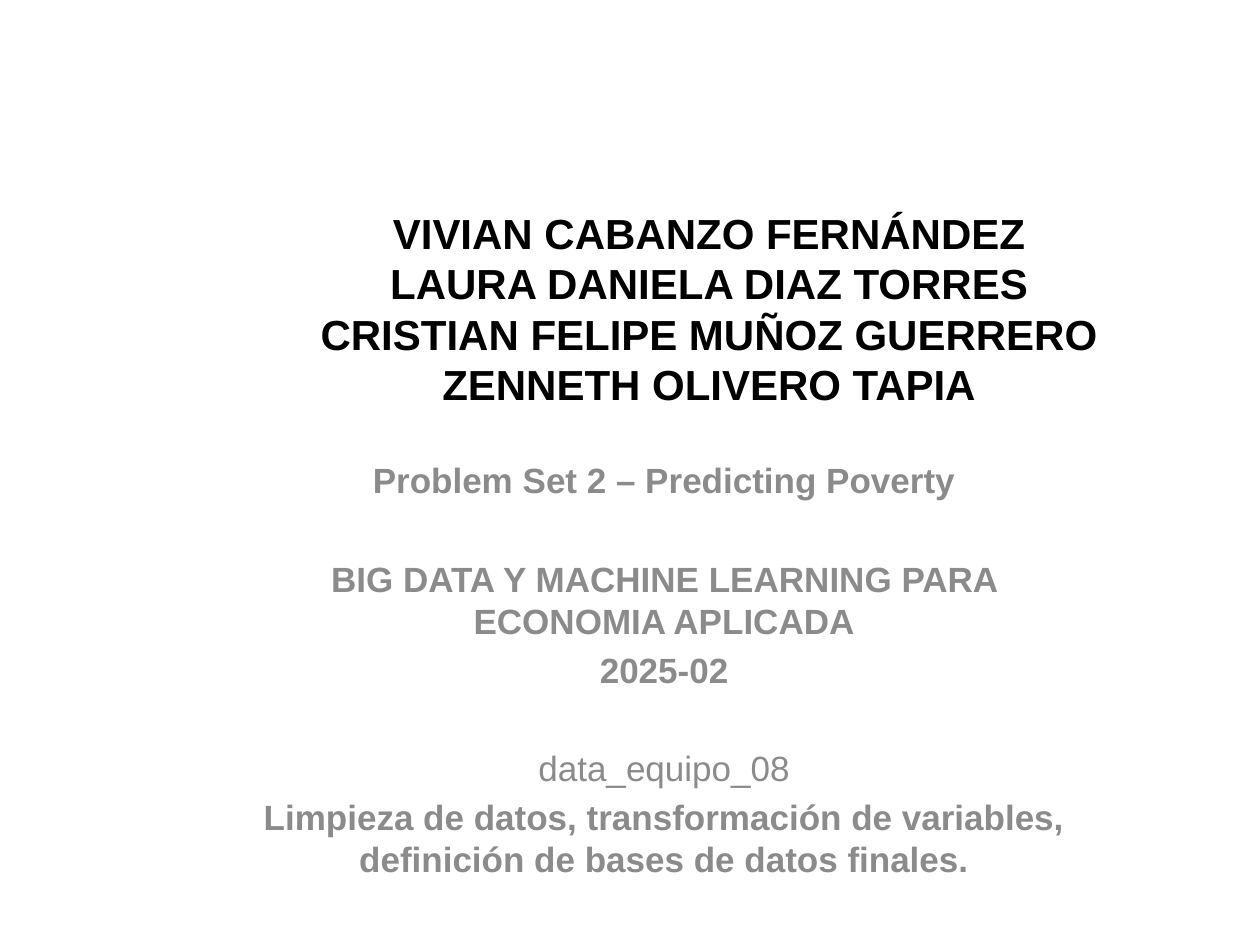
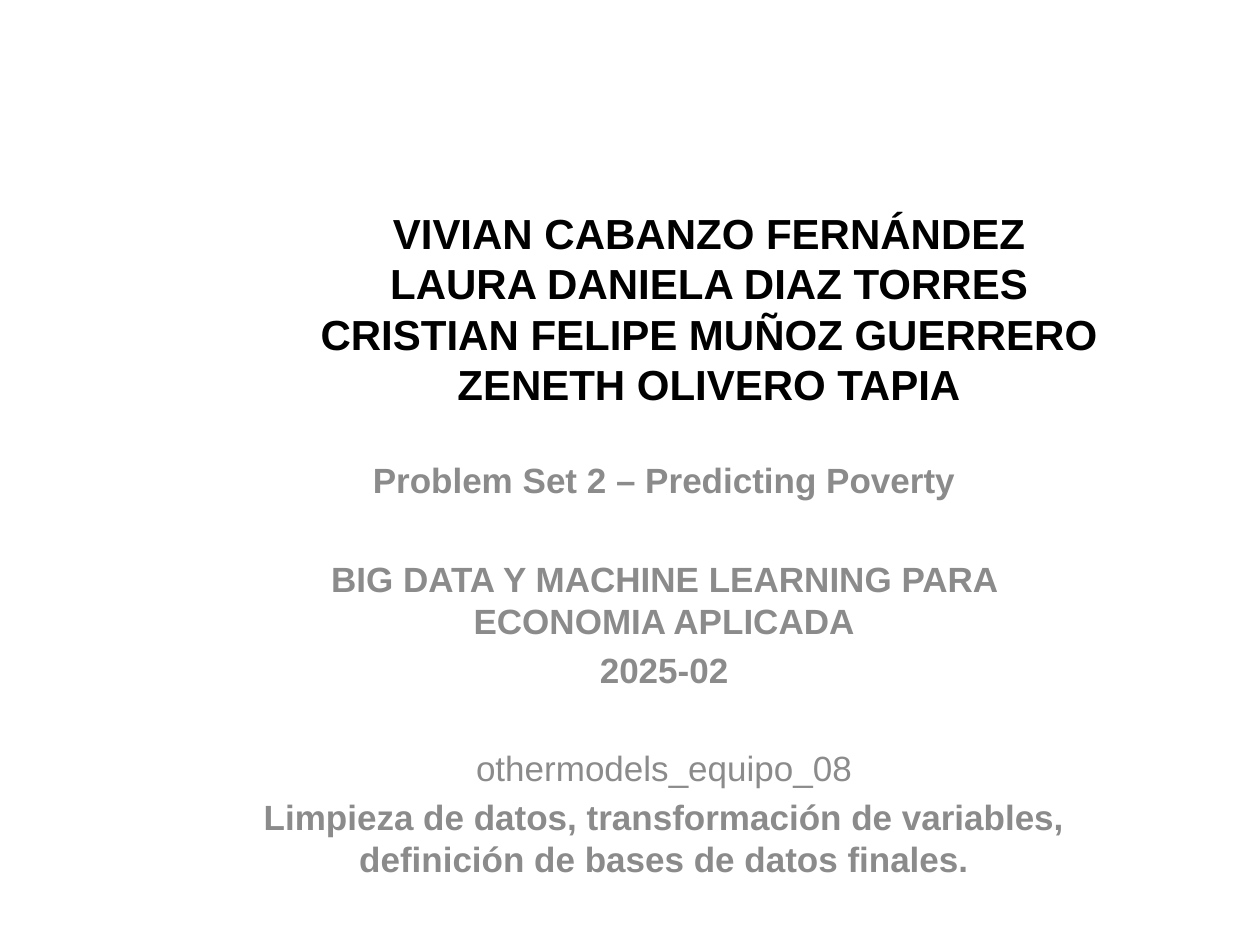
Before and after one commit to VivianCabanzo/Taller2_Predicting-Poverty, a slide deck: slide 1 of Presentaciones/othermodels_equipo_08.pptx. Drawn at 1260x945 pixels with LibreOffice and Linux fonts; fonts in the diff are those of the drawing; background and template pictures are left out. Boxes give left, top, right and bottom in pixels: in the first picture for what was removed or moved away, otherwise in the second. Text is boxed around its words. In the diff, an @@ line names an element or a change of style, - is before the commit and + after.

```diff
--- a/Presentaciones/othermodels_equipo_08.pptx
+++ b/Presentaciones/othermodels_equipo_08.pptx
@@ title at [321, 215, 1098, 401]: text changed @@
-VIVIAN CABANZO FERNÁNDEZ
-LAURA DANIELA DIAZ TORRES
-CRISTIAN FELIPE MUÑOZ GUERRERO
-ZENNETH OLIVERO TAPIA
+VIVIAN CABANZO FERNÁNDEZ
+LAURA DANIELA DIAZ TORRES
+CRISTIAN FELIPE MUÑOZ GUERRERO
+ZENETH OLIVERO TAPIA
@@ subtitle at [476, 755, 852, 787]: text changed @@
-data_equipo_08
+othermodels_equipo_08
```
Also in this commit, not shown: 1 slide added, 1 other file.
